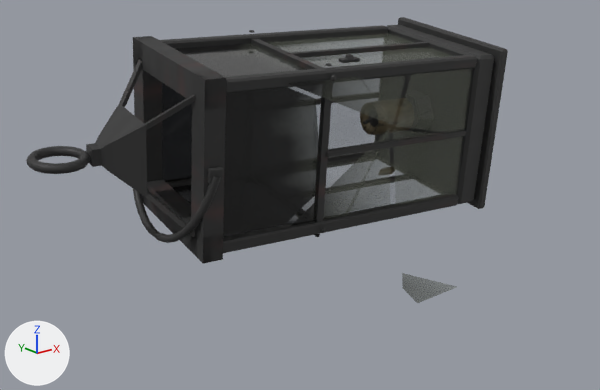
The glTF model godot/art/props/lamp_dropped/lamp_dropped.glb as it was, and as the next commit left it.
Camera for both pictures: a camera (50 mm lens) standing at (-0.355, -0.392, 0.193) and looking at (-0.05, -0.011, 0.04). Lighting does not change. The marker at lower left points along +X, +Y and +Z. The picture after the commit comes second. Vertices at exactly the same position are counted once.

In view in the first picture: 'lamp_dropped'.
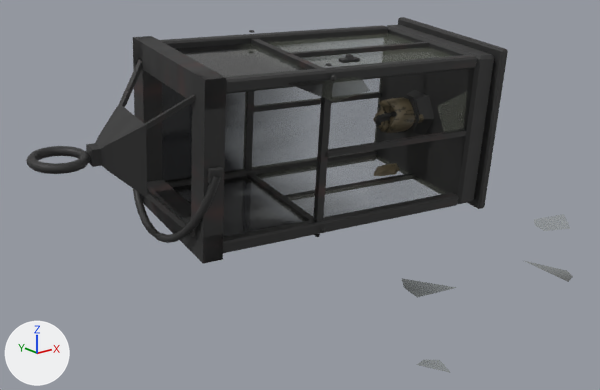
Location of each change, [x1, y1, x2, y2] in pixels of the pictures (600 x 390 px; the box of a moved part takes in the faces that stretch with it):
'lamp_dropped', reshaped (13% wider, 23% taller): before [26, 17, 508, 303]; after [26, 17, 573, 368]
part 1 of me_lamp_dropped, added: after [384, 111, 397, 125]
part 2 of me_lamp_dropped, added: after [414, 114, 424, 123]
part 3 of me_lamp_dropped, deleted: before [223, 78, 386, 235]
part 4 of me_lamp_dropped, moved or reshaped: before [288, 77, 415, 175]; after [288, 77, 415, 176]
part 5 of me_lamp_dropped, moved or reshaped: before [402, 273, 457, 303]; after [401, 278, 457, 297]
part 6 of me_lamp_dropped, added: after [525, 261, 573, 282]
part 7 of me_lamp_dropped, added: after [416, 360, 430, 368]

The edits, one by one:
me_lamp_dropped is used by ob_lamp_dropped; location (0.0, 0.0, 0.0).
Verts and faces of me_lamp_dropped; kept vertices keep their numbers, new ones are numbered from 848.
Before the commit, vertices of me_lamp_dropped: 844 (-0.011, -0.106, 0.001) at pixel (458, 286), 845 (-0.027, -0.078, 0.004) at pixel (402, 272), 846 (-0.039, -0.09, 0.002) at pixel (402, 287), 847 (-0.044, -0.106, 0.0) at pixel (417, 303).
me_lamp_dropped had 848 vertices, 1455 faces and spanned x -0.186..0.133, y -0.106..0.124, z 0.0..0.13.
me_lamp_dropped now has 879 vertices, 1523 faces and spans x -0.186..0.14, y -0.17..0.124, z 0.0..0.13.
me_lamp_dropped part 1: the loose piece of 25 vertices spanning x 0.058..0.062, y 0.031..0.048, z 0.056..0.074 is copied, and the copy is moved by (0.014, -0.002, 0.0); it spans x 0.073..0.076, y 0.03..0.045, z 0.057..0.073.
me_lamp_dropped part 2: a new loose piece of 19 vertices spanning x 0.085..0.104, y 0.02..0.028, z 0.061..0.067, in mat_lamp_dropped_atlas.
me_lamp_dropped part 3: 7 loose pieces with 31 vertices, spanning x -0.092..0.095, y -0.022..0.041, z 0.012..0.109, are deleted.
Part 4, on me_lamp_dropped:
86 vertices are removed from x 0.029..0.093, y -0.011..0.052, z 0.02..0.077.
169 faces are deleted.
2 vertices move within x 0.09..0.093, y 0.023..0.045, z 0.064..0.072.
80 vertices are added at x -0.021..0.093, y -0.012..0.051, z 0.021..0.099.
5 new vertices lie (0.009, -0.001, 0.001) away from vertices in x 0.068..0.075, y 0.03..0.051, z 0.066..0.077.
5 new vertices lie (0.009, -0.001, 0.0) away from vertices in x 0.068..0.083, y 0.042..0.05, z 0.022..0.075.
170 new faces join them, mat_lamp_dropped_atlas.
2 new faces join them, mat_lamp_dropped_glass (picture img_lamp_dropped_glass_soot).
Part 5, on me_lamp_dropped:
Vertices deleted: 845, 847 (with the faces that use them).
Vertex 846 moves to (-0.038, -0.09, 0.003), pixel (403, 287).
New vertex 938 is at (-0.027, -0.077, 0.001), pixel (401, 278).
New vertex 939 is at (-0.044, -0.106, 0.004), pixel (417, 297).
New faces: (844, 846, 939), (844, 938, 846) (mat_lamp_dropped_glass (picture img_lamp_dropped_glass_soot)).
Part 6, on me_lamp_dropped:
New vertex 940 is at (0.052, -0.103, 0.001).
New vertex 941 is at (0.04, -0.144, 0.003), pixel (568, 281).
New vertex 942 is at (0.05, -0.14, 0.002), pixel (573, 276).
New vertex 943 is at (0.057, -0.132, 0.002), pixel (567, 270).
New faces: (940, 941, 943), (941, 942, 943) (mat_lamp_dropped_glass (picture img_lamp_dropped_glass_soot)).
Part 7, on me_lamp_dropped:
New vertex 949 is at (-0.089, -0.17, 0.002).
New vertex 950 is at (-0.084, -0.159, 0.002).
New vertex 951 is at (-0.09, -0.155, 0.002), pixel (423, 359).
New vertex 952 is at (-0.097, -0.156, 0.003), pixel (415, 364).
New faces: (949, 951, 952), (949, 950, 951) (mat_lamp_dropped_glass (picture img_lamp_dropped_glass_soot)).
Other edits to the shape of me_lamp_dropped do not show in these pictures.
